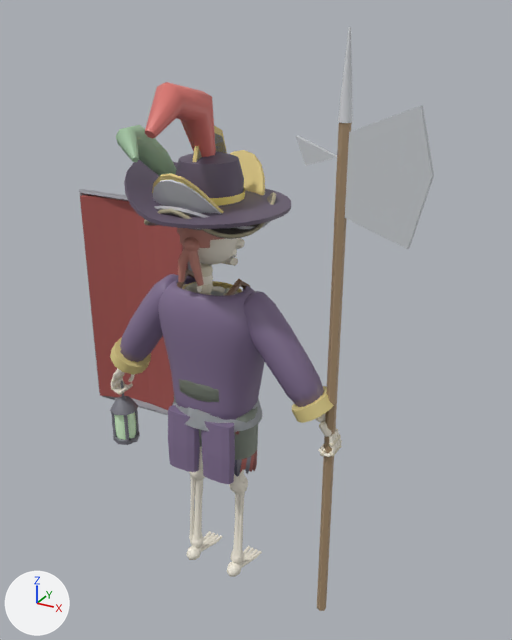
Renders of the glTF model art/models/skeleton.glb from each side of a commit.
One viewpoint serves both versions: a 50 mm camera at (1.48, -2.31, 2.51) aimed at (0.12, 0.15, 1.27). Lighting does not change. The marker at lower left points along +X, +Y and +Z. The first picture is the older version. Vertices at exactly the same position are counted once.

Objects in the first picture: 'look0', 'look1', 'look3', 'look4', 'look5', 'skeleton' and 1 more.
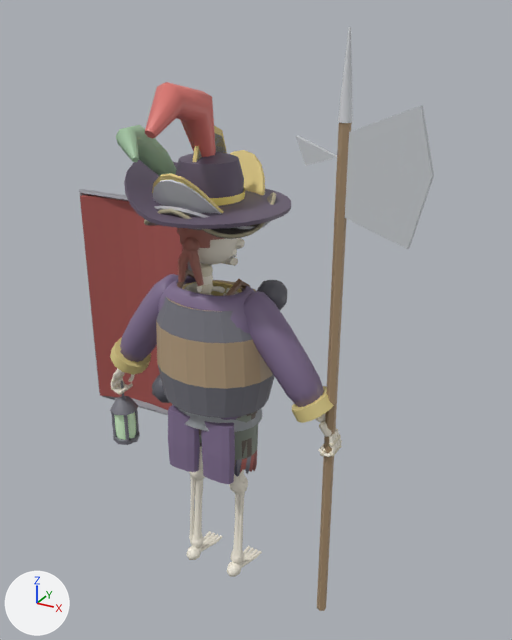
Where the change shows, as pixel boxes [x1, y1, x2, y2] in the pictures (512 x 640 px):
'look6', added: after [152, 280, 287, 471]
part 1 of me_look0, recoloured: before [179, 379, 219, 402]; after [236, 413, 253, 423]
part 2 of me_look1, recoloured: [179, 265, 204, 286] in both
part 3 of me_look3, edited (looks the same): [130, 279, 290, 476] in both

The change, as a list of edits to the scene's bpy script:
```text
Change me_look0:
    where me_look0.from_pydata(...)  # 1801 vertices, 3518 faces; spans x -0.256..0.256, y -0.27..0.27, z 0.602..1.867
    used by ob_look0; location = (0.0, 0.0, 0.0)
    me_look0 part 1: 118 kept faces spanning x -0.216..0.203, y -0.147..0.071, z 0.702..1.07 get new vertex colours
Change me_look1:
    where me_look1.from_pydata(...)  # 2244 vertices, 4416 faces; spans x -0.203..0.203, y -0.18..0.151, z 0.602..1.837
    used by ob_look1; location = (0.0, 0.0, 0.0)
    me_look1 part 2: 92 kept faces spanning x -0.203..0.203, y -0.18..0.094, z 0.617..1.607 get new vertex colours
Change me_look3:
    where me_look3.from_pydata(...)  # 3120 vertices, 6080 faces; spans x -0.61..0.56, y -0.33..0.32, z 0.54..2.12
    used by ob_look3; location = (0.0, 0.0, 0.0)
    me_look3 part 3: 1560 kept faces spanning x -0.53..0.42, y -0.16..0.17, z 0.6..1.47 get new vertex colours
Add me_look6:
    me_look6.from_pydata(...)  # 1838 vertices, 3576 faces; spans x -0.329..0.277, y -0.21..0.364, z 0.605..1.837
    me_look6.materials.append(mat_defaultmaterial_006)
Add ob_look6:
    ob_look6 = bpy.data.objects.new('look6', me_look6)
    ob_look6.location = (0.0, 0.0, 0.0)
```
